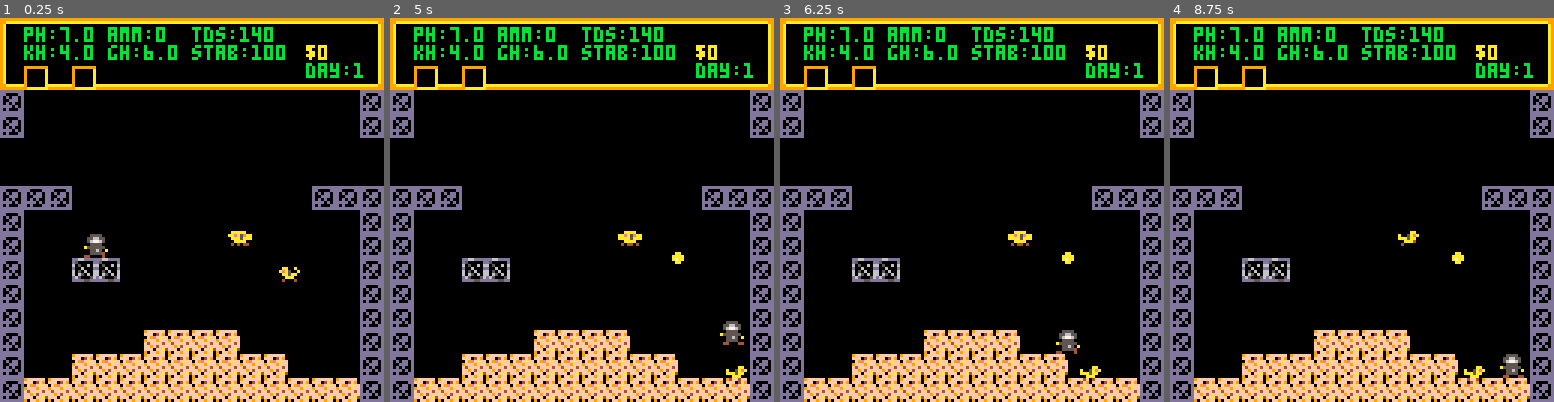
Above: before the commit, frames 1-4 (left to right).
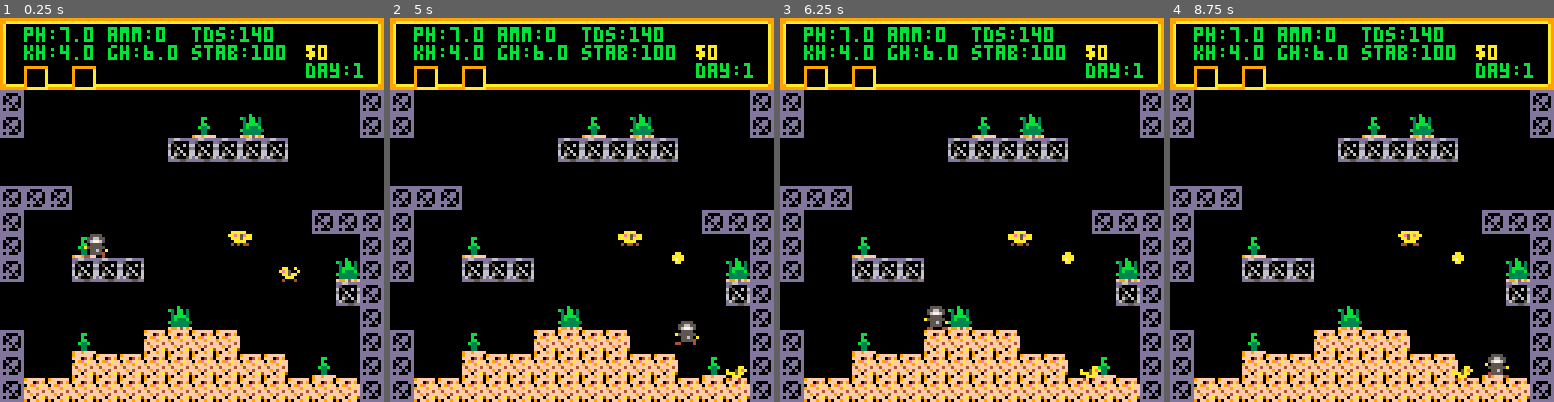
Above: after the commit, the same moments.

Repository: zvxr/shrimpkeeper
Game: PICO-8 cartridge shrimpkeeper.p8
Two runs of this game, one before a commit and one after it. Both use one fixed random seed, a clock stepped at 60 frames per second and the inputs below.
Inputs:
- Up to frame 1 (0.25 s): no input
- Up to frame 2 (5 s): tap X (X key) at 0.33, 1.07, 1.85, 2.97, 4.08 s; tap O (Z key) at 0.7, 1.7, 2.1, 2.5, 2.9, 3.3, 3.7, 4.1, 4.5, 4.9 s; hold Right 1.6-2.1 s; hold Up 2.15-2.42 s; hold Right 2.47-3.03 s; hold Left 3.08-3.58 s; hold Down 3.63-3.97 s; hold Right 4.02-4.68 s; hold Up from 4.73 s (still down)
- Up to frame 3 (6.25 s): release Up at 5.03 s; hold Left 5.08-5.68 s; tap X (X key) at 5.2 s; tap O (Z key) at 5.3, 5.7, 6.1 s; hold Down 5.73-6.03 s; hold Right from 6.08 s (still down)
- Up to frame 4 (8.75 s): tap X (X key) at 6.32, 7.43, 8.55 s; tap O (Z key) every 0.4 s from 6.5 to 8.5 s; release Right at 6.58 s; hold Right 6.63-7.13 s; hold Up 7.18-7.45 s; hold Right 7.5-8.07 s; hold Left 8.12-8.62 s; hold Down from 8.67 s (still down)

The runs differ from the first frame. In frame 1, 4.9% of the frame differs, in the area x 0-100%, y 25-94%; in frame 2, 5.4%; in frame 3, 5.4%; in frame 4, 5.5%, in the area x 0-100%, y 25-95%.

Commit message:
harder kick and more plants

Diff:
--- a/physics.lua
+++ b/physics.lua
@@ -27,9 +27,13 @@
 					collide_ent(a2,a)
 				if ca then return false end
 				if a==pl and a2.sa!=nil and a.dy<0 then
-					a2.dy-=0.25
+					a2.dy-=0.5
+					a2.dx+=x!=0 and sgn(x)*0.35 or
+						(rnd(1)<0.5 and -0.35 or 0.35)
 				elseif a2==pl and a.sa!=nil and a2.dy<0 then
-					a.dy-=0.25
+					a.dy-=0.5
+					a.dx-=x!=0 and sgn(x)*0.35 or
+						(rnd(1)<0.5 and -0.35 or 0.35)
 				end
 				if dx != 0 then
 					local b=bounce
--- a/shrimpkeeper.p8
+++ b/shrimpkeeper.p8
@@ -203,25 +203,57 @@
 
 
 
+…(32 lines of a section not shown)…
 __gff__
-0003030300000000000202000000000000030303000000000002000000000000000303030000000000000000000000000000000000000000000000000000000000000000000000000000000000000000000000000000000000000000000000000000000000000000000000000000000000000000000000000000000000000000
+0003030300000000000202000000000000030303000000000002000000000000000303030000000000000000000000000000000000000000000000000000000000000200000000000000000000000000000000000000000000000000000000000000000000000000000000000000000000000000000000000000000000000000
 0000000000000000000000000000000000000000000000000000000000000000000000000000000000000000000000000000000000000000000000000000000000000000000000000000000000000000000000000000000000000000000000000000000000000000000000000000000000000000000000000000000000000000
 __map__
 0102020202020202020202020202020301020202020202020202020202020203010202020202020202020202020202030102020202020202020202020202020300000000000000000000000000000000000000000000000000000000000000000000000000000000000000000000000000000000000000000000000000000000
 1100000000000000000000000000001311000000000000000000000000000013110000000000000000000000000000131100000000000000000000000000001300000000000000000000000000000000000000000000000000000000000000000000000000000000000000000000000000000000000000000000000000000000
 2112221222222222222222222222222321122212222222222222222222222223211222122222222222222222222222232112221222222222222222222222222300000000000000000000000000000000000000000000000000000000000000000000000000000000000000000000000000000000000000000000000000000000
 0900000000000000000000000000000909000000000000000000000000000009090000000000000000000000000000090900000000000000000000000000000900000000000000000000000000000000000000000000000000000000000000000000000000000000000000000000000000000000000000000000000000000000
-09000000000b0000000000000000000909000000000000000000000000000009090000000000000000000000000000090900000000000000000000000000000900000000000000000000000000000000000000000000000000000000000000000000000000000000000000000000000000000000000000000000000000000000
-090000000a0a000000000000000000000000000000000000000000000000000000000000000000000a000000000000090900001919191919000000000b00000900000000000000000000000000000000000000000000000000000000000000000000000000000000000000000000000000000000000000000000000000000000
+09000000000b0000000000000000000909000000000000004100400000000009090000000000000000000000000000090900000041004100000000000000000900000000000000000000000000000000000000000000000000000000000000000000000000000000000000000000000000000000000000000000000000000000
+090000000a0a00000000000000000000000000000000000a0a0a0a0a00000000000000000000000042004100400040090900001919191919000000000b00000900000000000000000000000000000000000000000000000000000000000000000000000000000000000000000000000000000000000000000000000000000000
 090000000000000000000000000000000000000000000000000000000000000000000000000000000a191919191919090900000a0a0a0a0a0000000a0a00000900000000000000000000000000000000000000000000000000000000000000000000000000000000000000000000000000000000000000000000000000000000
-090000000000000000000000000909090909090000000000000000000009090909090900000000000a0a0a0a0a0a0a090900000000000000000000000000000900000000000000000000000000000000000000000000000000000000000000000000000000000000000000000000000000000000000000000000000000000000
-0900000000000000000000000000000909000000000000000000000000000009090000000000000000000000000000090900000000000000000000000000000900000000000000000000000000000000000000000000000000000000000000000000000000000000000000000000000000000000000000000000000000000000
-0900000000000000000000000000000909000000000000000000000000000009090000000000000000000000000000000000000000000000000000000000000900000000000000000000000000000000000000000000000000000000000000000000000000000000000000000000000000000000000000000000000000000000
-091919190000000000000000000000090900000a0a0000000000000000000009090000000000000000000000000000000000000000000000000000000019190900000000000000000000000000000000000000000000000000000000000000000000000000000000000000000000000000000000000000000000000000000000
-0909090900000000000000000000000909000000000000000000000000000009090000000000000000000000000000000000000000000000000000001919190900000000000000000000000000000000000000000000000000000000000000000000000000000000000000000000000000000000000000000000000000000000
-0900000000000000000000000000000909000000000000000000000000000009091919190000000000000000000000090900000000000000000019191919190900000000000000000000000000000000000000000000000000000000000000000000000000000000000000000000000000000000000000000000000000000000
-0900000000000000000000001919190909000000000019191919000000000009091919191919190000000000000a0a090900000000000019191919191919190900000000000000000000000000000000000000000000000000000000000000000000000000000000000000000000000000000000000000000000000000000000
-0900000000000000000019191919190909000019191919191919191900000009091919191919191900000000191919090900000000191919191919191919190900000000000000000000000000000000000000000000000000000000000000000000000000000000000000000000000000000000000000000000000000000000
+090000000000000000000000000909090909090000000000000000000000000000000000000000000a0a0a0a0a0a0a090900000000000000000000000000000900000000000000000000000000000000000000000000000000000000000000000000000000000000000000000000000000000000000000000000000000000000
+0900000000000000000000000000000909000000000000000000000000090909090909000000000000000000000000090900000000000000000000000000000900000000000000000000000000000000000000000000000000000000000000000000000000000000000000000000000000000000000000000000000000000000
+0900000000000000000000000000000909000041000000000000000000000009090000004344450000000000000000000000000000000000000000000000410900000000000000000000000000000000000000000000000000000000000000000000000000000000000000000000000000000000000000000000000000000000
+091919190000000000000000000000090900000a0a0a00000000000000004009090000005354550000000000000000000000000000000000000000000019190900000000000000000000000000000000000000000000000000000000000000000000000000000000000000000000000000000000000000000000000000000000
+0909090900000000000000000000000000000000000000000000000000000a09090050526364650000000000000000000000000000000000000000001919190900000000000000000000000000000000000000000000000000000000000000000000000000000000000000000000000000000000000000000000000000000000
+0900000000000000000000000000000000000000000000400000000000000009091919197374750000000000000000090900000000000000400042191919190900000000000000000000000000000000000000000000000000000000000000000000000000000000000000000000000000000000000000000000000000000000
+0900000000000000000000001919190909000041000019191919000000000009091919191919190000000000400a0a090900000000000019191919191919190900000000000000000000000000000000000000000000000000000000000000000000000000000000000000000000000000000000000000000000000000000000
+0900005051515200400019191919190909000019191919191919191900410009091919191919191900410000191919090900400000191919191919191919190900000000000000000000000000000000000000000000000000000000000000000000000000000000000000000000000000000000000000000000000000000000
 0919191919191919191919191919190909191919191919191919191919191909091919191919191919191919191919090919191919191919191919191919190900000000000000000000000000000000000000000000000000000000000000000000000000000000000000000000000000000000000000000000000000000000
 
 
Not shown, changed: 64 lines of the sprite sheet (__gfx__) section of shrimpkeeper.p8
Not shown, changed: DOCS.md
